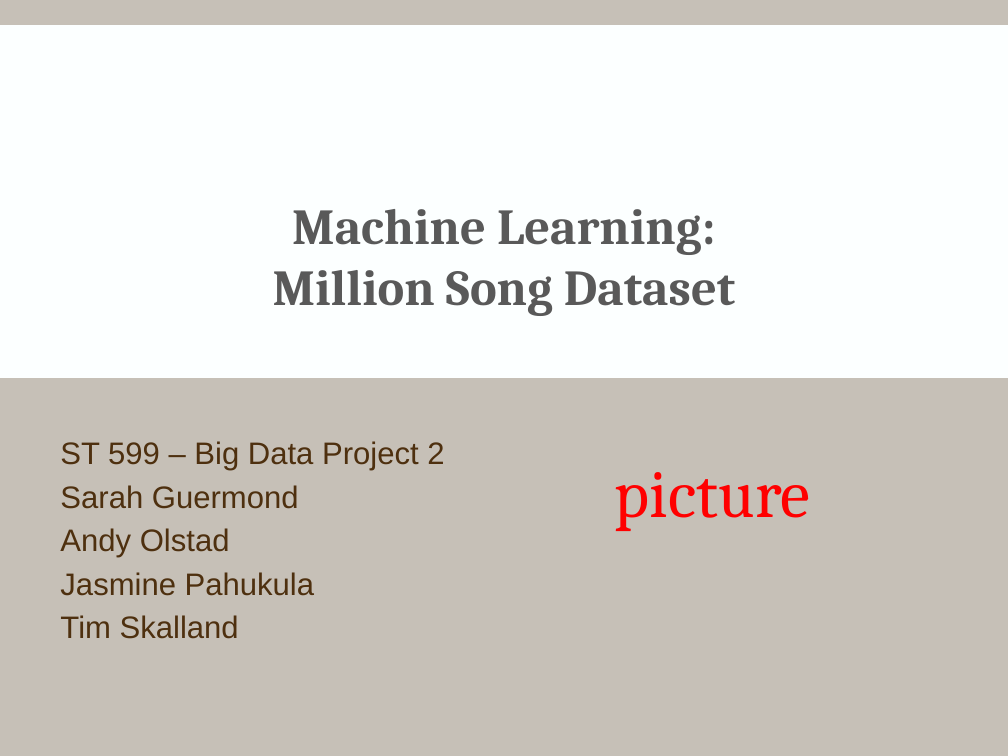
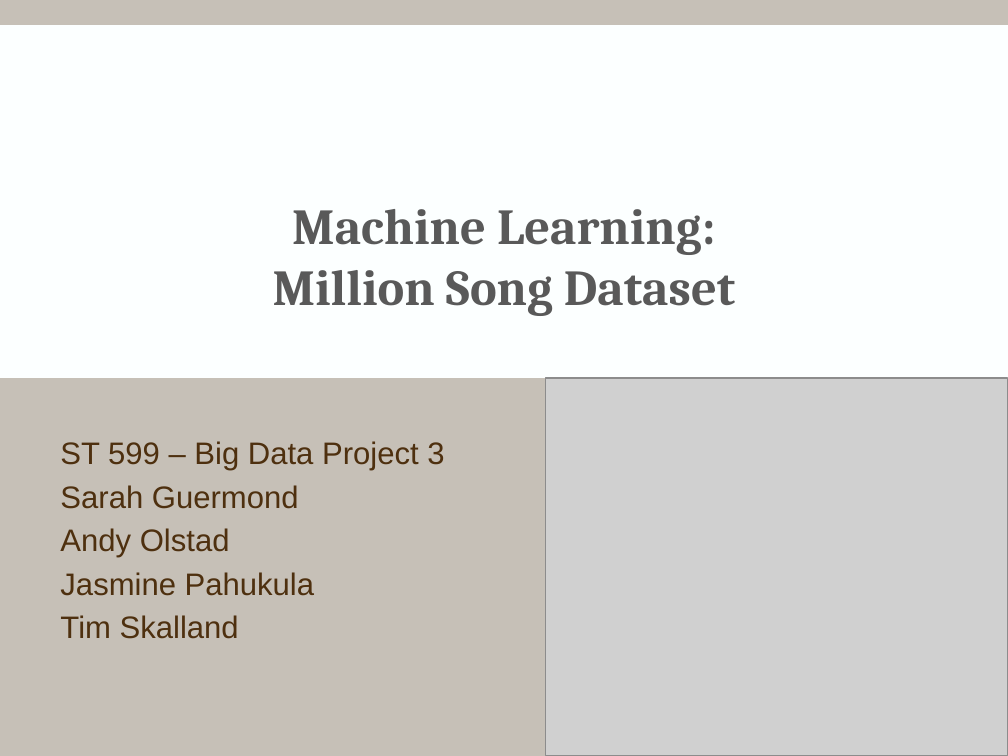
Before and after one commit to andy-olstad/POGSproj3, a slide deck: slide 1 of Project3_presentation.pptx. Drawn at 1008x756 pixels with LibreOffice and Linux fonts; fonts in the diff are those of the drawing; grey boxes stand for pictures; background and template pictures are left out. Boxes give left, top, right and bottom in pixels: in the first picture for what was removed or moved away, otherwise in the second. Text is boxed around its words. In the diff, an @@ line names an element or a change of style, - is before the commit and + after.

```diff
--- a/Project3_presentation.pptx
+++ b/Project3_presentation.pptx
@@ picture added at bbox=[546, 378, 1008, 756] @@
@@ subtitle at bbox=[60, 441, 444, 470]: text changed @@
-ST 599 – Big Data Project 2
+ST 599 – Big Data Project 3
@@ text removed at bbox=[615, 472, 811, 531] @@
-picture
```
Also in this commit, not shown: 2 other slides changed, 2 slides added, 5 other files.
